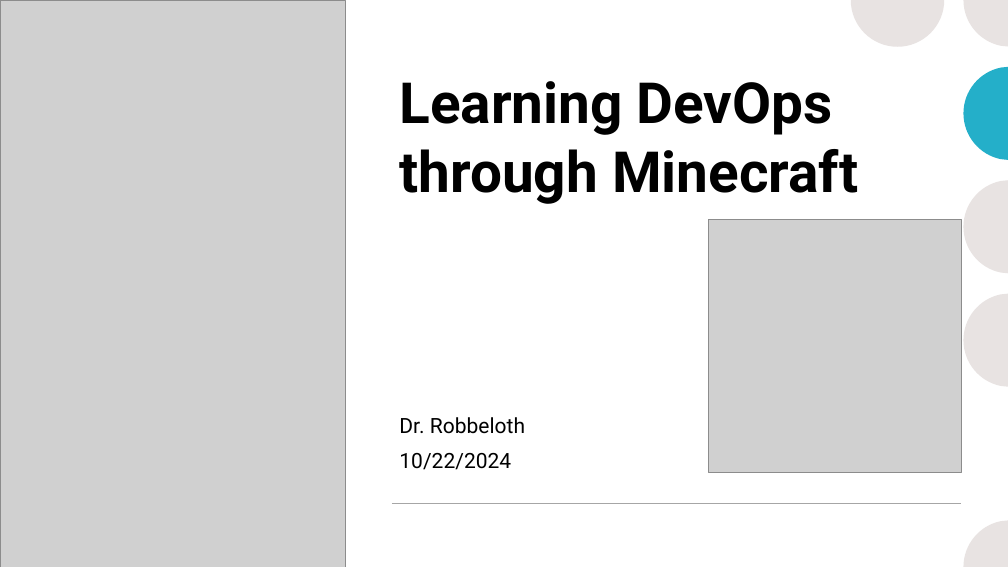
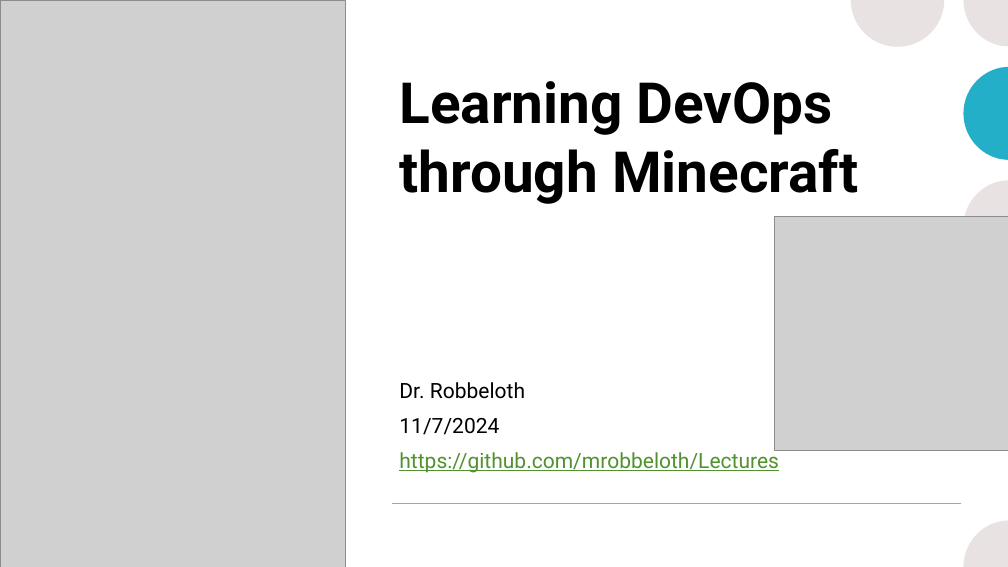
Before and after one commit to mrobbeloth/Lectures, a slide deck: slide 1 of Minecraft/Learning DevOps Through Minecraft.pptx. Drawn at 1008x567 pixels with LibreOffice and Linux fonts; fonts in the diff are those of the drawing; grey boxes stand for pictures. Boxes give left, top, right and bottom in pixels: in the first picture for what was removed or moved away, otherwise in the second. Text is boxed around its words. In the diff, an @@ line names an element or a change of style, - is before the commit and + after.

```diff
--- a/Minecraft/Learning DevOps Through Minecraft.pptx
+++ b/Minecraft/Learning DevOps Through Minecraft.pptx
@@ picture: place and size @@
-picture at [709, 220, 961, 473]
+picture at [774, 216, 1008, 450]
@@ subtitle at [399, 418, 779, 473]: text changed; text colour #000000 to #519130 @@
-10/22/2024
+11/7/2024
+https://github.com/mrobbeloth/Lectures
```
Also in this commit, not shown: 4 other slides changed, 2 slides added, 1 slide removed.
